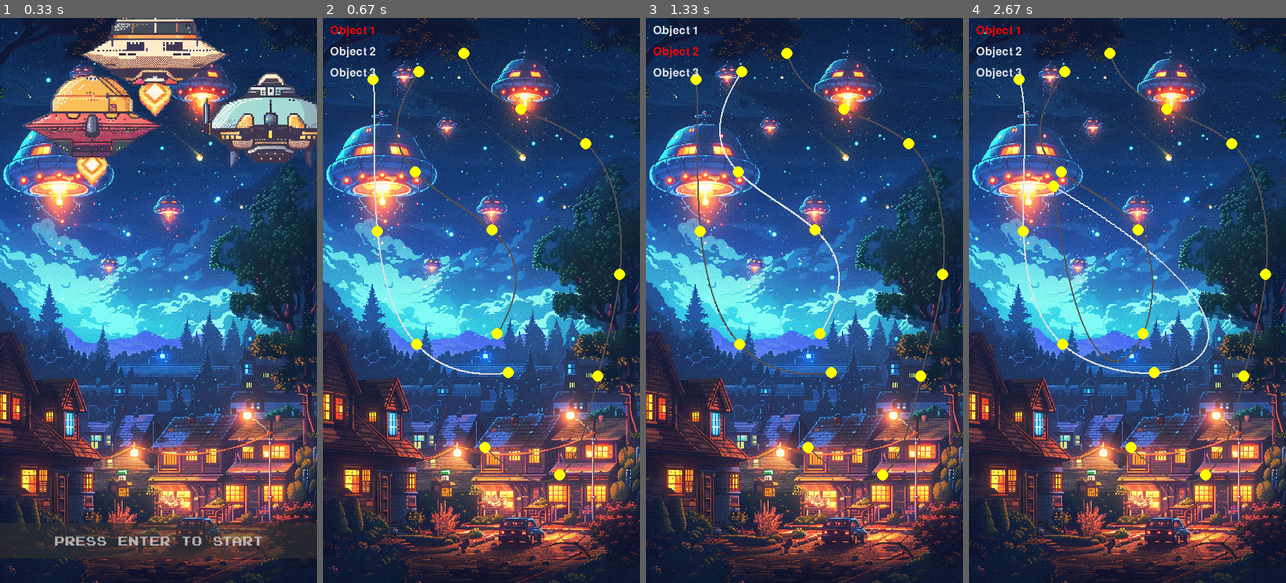
Above: before the commit, frames 1-4 (left to right).
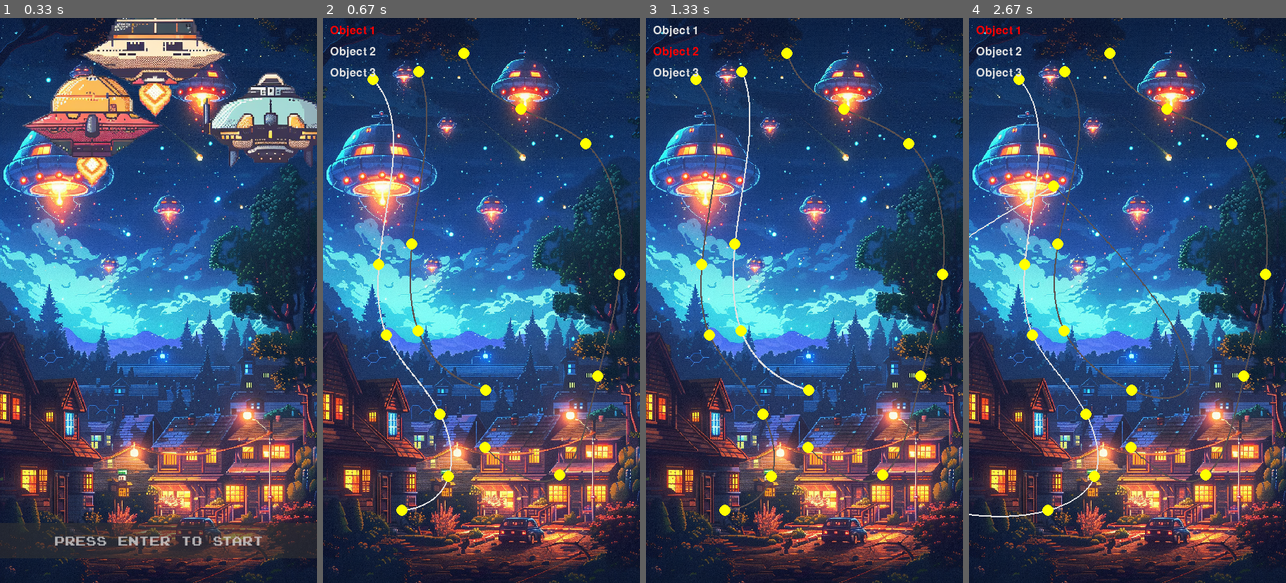
Above: after the commit, the same moments.

Repository: aviosipov/sb-ai-vision-demo
Game: pygame game, started from pygame-demos/falling_shapes.py
Two runs of this game, one before a commit and one after it. Both use one fixed random seed, a clock stepped at 60 frames per second and the inputs below.
Inputs (mouse positions are in pixels of both pictures, inside the frame that each line leads up to):
- Up to frame 1 (0.33 s): no input
- Up to frame 2 (0.67 s): tap E at 0.33 s
- Up to frame 3 (1.33 s): hold Right 0.67-1.13 s; move the mouse to (814, 470) at 0.7 s; press the mouse at (763, 340) at 1.2 s; move the mouse to (747, 260) at 1.3 s
- Up to frame 4 (2.67 s): release the mouse at (1054, 187) at 1.43 s; hold Right 1.5-1.97 s; hold Left 2-2.53 s; hold A 2-2.53 s; hold Left from 2.57 s (still down); hold A from 2.57 s (still down)

Frame 1 is identical in both runs. In frame 2, 1.9% of the frame differs, in the area x 15-62%, y 10-89%; in frame 3, 1.9%; in frame 4, 2.5%, in the area x 0-76%, y 10-89%.

Commit message:
Refactor path smoothing in animation editor

Diff:
--- a/pygame-demos/animation_data.json
+++ b/pygame-demos/animation_data.json
@@ -1 +1 @@
-[{"path": [[71, 87], [77, 302], [133, 462], [263, 502]]}, {"path": [[136, 76], [131, 218], [240, 300], [247, 447]]}, {"path": [[200, 50], [281, 129], [373, 178], [421, 363], [390, 507], [336, 647], [230, 608]]}]
+[{"path": [[71, 87], [79, 349], [90, 449], [166, 561], [178, 649], [112, 697]]}, {"path": [[136, 76], [126, 320], [135, 443], [231, 527]]}, {"path": [[200, 50], [281, 129], [373, 178], [421, 363], [390, 507], [336, 647], [230, 608]]}]
--- a/pygame-demos/scenes/animation_editor.py
+++ b/pygame-demos/scenes/animation_editor.py
@@ -128,6 +128,7 @@
             self.hovered_waypoint = None
 
 
+
     def start_dragging_waypoint(self, pos):
         animation = self.animations[self.selected_animation]
         distances = np.linalg.norm(animation['path'] - pos, axis=1)
--- a/pygame-demos/shared/path_utils.py
+++ b/pygame-demos/shared/path_utils.py
@@ -3,8 +3,14 @@
 from scipy.interpolate import splprep, splev
 
 def create_smooth_path(path):
-    if len(path) > 2:  # We need at least 3 points to create a smooth spline
-        tck, u = splprep(path.T, u=None, s=0.0)  # You may adjust the s parameter for smoothing
+    if len(path) > 3:  # We need at least 4 points to create a cubic spline
+        tck, u = splprep(path.T, u=None, s=0.0, k=3)  # Use cubic spline (k=3)
+        u_new = np.linspace(u.min(), u.max(), 1000)
+        x_new, y_new = splev(u_new, tck, der=0)
+        smooth_path = np.vstack((x_new, y_new)).T
+        return smooth_path
+    elif len(path) == 3:  # For 3 points, use quadratic spline (k=2)
+        tck, u = splprep(path.T, u=None, s=0.0, k=2)
         u_new = np.linspace(u.min(), u.max(), 1000)
         x_new, y_new = splev(u_new, tck, der=0)
         smooth_path = np.vstack((x_new, y_new)).T
--- a/tools/scan_results.txt
+++ b/tools/scan_results.txt
@@ -623,6 +623,7 @@
 
 
 /Users/avio./dev/sb-ai-vision-demo/pygame-demos/scenes/animation_editor.py:
+# editor/animation_editor.py
 import pygame
 import numpy as np
 from shared import game_settings as settings
@@ -631,94 +632,21 @@
 from shared.scene_utils import handle_scene_restart
 from shared.path_utils import create_smooth_path
 import json
-import pygame_gui
 
 class AnimationEditor(Scene):
     def __init__(self, screen):
         super().__init__(screen)
         self.screen = screen
-
-        self.screen = pygame.display.set_mode((settings.SCREEN_WIDTH * 2, settings.SCREEN_HEIGHT))  # Double the window width
-        self.controls_width = settings.SCREEN_WIDTH  # Width of the controls section
-        self.controls_bg_color = (60, 60, 60)  # Background color for the controls section
-        self.selected_animation = 0
-
         self.background_image = pygame.image.load('assets/start_game/game-intro.png')
         self.background = pygame.transform.scale(self.background_image, (settings.SCREEN_WIDTH, settings.SCREEN_HEIGHT))
-
         self.editing_mode = True
-        self.waypoints = []
+        self.selected_animation = 0
+        self.animations = self.create_animations()
+        self.load_animations()
         self.dragged_waypoint = None
-
-        self.manager = pygame_gui.UIManager((settings.SCREEN_WIDTH * 2, settings.SCREEN_HEIGHT))
-
-        self.objects_panel = pygame_gui.elements.UIPanel(
-            relative_rect=pygame.Rect((settings.SCREEN_WIDTH + 20, 100), (self.controls_width - 40, 200)),
-            manager=self.manager
-        )
-
-        self.objects_title = pygame_gui.elements.UILabel(
-            relative_rect=pygame.Rect((10, 10), (self.controls_width - 320, 30)),
-            text="Scene Objects",
-            manager=self.manager,
-            container=self.objects_panel
-        )
-
-        self.animations = self.create_animations()
-
-        self.object_labels = []
-        self.object_buttons = []
-        for i, animation in enumerate(self.animations):
-            y = 50 + i * 40
-            object_name = pygame_gui.elements.UILabel(
-                relative_rect=pygame.Rect((10, y), (self.controls_width - 360, 30)),
-                text=f"Object {i+1}",
-                manager=self.manager,
-                container=self.objects_panel,
-                anchors={
-                    'left': 'left',
-                    'right': 'left',
-                    'top': 'top',
-                    'bottom': 'top'
-                }
-            )
-            self.object_labels.append(object_name)
-
-            select_button = pygame_gui.elements.UIButton(
-                relative_rect=pygame.Rect((self.controls_width - 150, y), (80, 30)),
-                text="Select",
-                manager=self.manager,
-                container=self.objects_panel,
-                object_id=f"select_button_{i}"
-            )
-            self.object_buttons.append(select_button)
-
-
-        self.load_animations()
-        self.update_object_label_colors()
-
-
-
-    def save_animations(self):
-        animation_data = []
-        for animation in self.animations:
-            animation_data.append({
-                "path": animation['path'].tolist(),
-            })
-
-        with open("animation_data.json", "w") as file:
-            json.dump(animation_data, file)
-
-    def load_animations(self):
-        try:
-            with open("animation_data.json", "r") as file:
-                animation_data = json.load(file)
-
-            for i, data in enumerate(animation_data):
-                self.animations[i]['path'] = np.array(data["path"])
-                self.animations[i]['smooth_path'] = create_smooth_path(self.animations[i]['path'])
-        except FileNotFoundError:
-            pass
+        self.hovered_waypoint = None
+
+
 
     def create_animations(self):
         paths = [
@@ -727,72 +655,103 @@
             np.array([[200, 50], [300, 100], [400, 200], [300, 300]])
         ]
 
-        animations = [
-            {"path": path}
-            for path in paths
-        ]
-
+        animations = [{"path": path} for path in paths]
         return animations
-
 
     def reset(self):
         pass
 
-    def update_object_label_colors(self):
-        for i, label in enumerate(self.object_labels):
-            if i == self.selected_animation:
-                label.text_colour = pygame.Color(255, 0, 0)
-            else:
-                label.text_colour =  pygame.Color(155, 0, 0)
-            label.rebuild()
-
-
     def handle_events(self, event):
         handle_scene_restart(event, self.reset)
-        self.manager.process_events(event)
-
-        if event.type == pygame.USEREVENT:
-            if event.user_type == pygame_gui.UI_BUTTON_PRESSED:
-                if event.ui_element in self.object_buttons:
-                    index = self.object_buttons.index(event.ui_element)
-                    self.selected_animation = index
-                    self.update_object_label_colors()
-
-        elif event.type == pygame.KEYDOWN:
+        if event.type == pygame.KEYDOWN:
             if event.key == pygame.K_RETURN:
                 self.next_scene = "start_game"
             elif event.key == pygame.K_s:
                 self.save_animations()
             elif event.key == pygame.K_r:
                 self.load_animations()
-            elif event.key == pygame.K_x:
+            elif event.key == pygame.K_x and self.hovered_waypoint is not None:  # Change this line
                 self.delete_selected_waypoint()
-
+            elif event.key == pygame.K_a:  # Add this condition
+                self.add_waypoint(pygame.mouse.get_pos())
+            elif event.key == pygame.K_LEFT:
+                self.selected_animation = (self.selected_animation - 1) % len(self.animations)
+            elif event.key == pygame.K_RIGHT:
+                self.selected_animation = (self.selected_animation + 1) % len(self.animations)
         elif event.type == pygame.MOUSEBUTTONDOWN:
             if event.button == 1:  # Left mouse button
-                if not self.objects_panel.rect.collidepoint(event.pos):  # Check if the click is outside the objects panel
-                    self.start_dragging_waypoint(event.pos)
-                    if self.dragged_waypoint is None:
-                        self.add_waypoint(event.pos)
+                self.start_dragging_waypoint(event.pos)
         elif event.type == pygame.MOUSEBUTTONUP:
             if event.button == 1:  # Left mouse button
                 self.stop_dragging_waypoint()
         elif event.type == pygame.MOUSEMOTION:
+            self.update_hovered_waypoint(event.pos)  # Add this line
             if self.dragged_waypoint is not None:
                 self.drag_waypoint(event.pos)
+
+    def update_hovered_waypoint(self, pos):
+        animation = self.animations[self.selected_animation]
+        distances = np.linalg.norm(animation['path'] - pos, axis=1)
+        nearest_index = np.argmin(distances)
+
+        if distances[nearest_index] <= 10:  # Adjust the threshold as needed
+            self.hovered_waypoint = nearest_index
+        else:
+            self.hovered_waypoint = None
+
+
+
+    def update(self, dt):
+        pass
+
+    def draw(self):
+        self.screen.fill(settings.BLACK)
+        self.screen.blit(self.background, (0, 0))
+
+        for i in range(len(self.animations)):
+            self.draw_path(i)
+            self.draw_waypoints(i)
+
+        self.draw_object_labels()
+
+    def draw_object_labels(self):
+        font = pygame.font.Font(None, 24)
+        for i, _ in enumerate(self.animations):
+            color = settings.RED if i == self.selected_animation else settings.WHITE
+            text = font.render(f"Object {i+1}", True, color)
+            text_rect = text.get_rect(topleft=(10, 10 + i * 30))
+            self.screen.blit(text, text_rect)
+
+    def save_animations(self):
+        animation_data = [{"path": animation['path'].tolist()} for animation in self.animations]
+        with open("animation_data.json", "w") as file:
+            json.dump(animation_data, file)
+
+    def load_animations(self):
+        try:
+            with open("animation_data.json", "r") as file:
+                animation_data = json.load(file)
+
+            for i, data in enumerate(animation_data):
+                self.animations[i]['path'] = np.array(data["path"])
+                self.animations[i]['smooth_path'] = create_smooth_path(self.animations[i]['path'])
+        except FileNotFoundError:
+            pass
 
     def add_waypoint(self, pos):
         self.animations[self.selected_animation]['path'] = np.append(self.animations[self.selected_animation]['path'], [pos], axis=0)
         self.animations[self.selected_animation]['smooth_path'] = create_smooth_path(self.animations[self.selected_animation]['path'])
 
-
-
     def delete_selected_waypoint(self):
         animation = self.animations[self.selected_animation]
-        if self.dragged_waypoint is not None:
-            animation['path'] = np.delete(animation['path'], self.dragged_waypoint, axis=0)
-            animation['smooth_path'] = create_smooth_path(animation['path'])
-            self.dragged_waypoint = None
+        if self.hovered_waypoint is not None:
+            animation['path'] = np.delete(animation['path'], self.hovered_waypoint, axis=0)
+            if len(animation['path']) >= 2:  # Check if there are enough points
+                animation['smooth_path'] = create_smooth_path(animation['path'])
+            else:
+                animation['smooth_path'] = animation['path']  # If there are less than 2 points, set smooth_path to path
+            self.hovered_waypoint = None
+
 
     def start_dragging_waypoint(self, pos):
         animation = self.animations[self.selected_animation]
@@ -810,22 +769,15 @@
         animation['path'][self.dragged_waypoint] = pos
         animation['smooth_path'] = create_smooth_path(animation['path'])
 
-    def update(self, dt):
-        self.manager.update(dt)
-
-    def draw(self):
-        self.screen.fill(settings.BLACK)
-        self.screen.blit(self.background, (0, 0))
-        self.manager.draw_ui(self.screen)
-
-        for i in range(len(self.animations)):
-            self.draw_path(i)
-            self.draw_waypoints(i)
-
     def draw_waypoints(self, animation_index):
         animation = self.animations[animation_index]
         for i, waypoint in enumerate(animation['path']):
-            color = settings.ORANGE if animation_index == self.selected_animation and i == self.dragged_waypoint else settings.YELLOW
+            color = settings.YELLOW
+            if animation_index == self.selected_animation:
+                if i == self.dragged_waypoint:
+                    color = settings.ORANGE
+                elif i == self.hovered_waypoint:
+                    color = settings.RED
             pygame.draw.circle(self.screen, color, waypoint, 8)
 
     def draw_path(self, animation_index):
@@ -833,12 +785,6 @@
         if len(animation['path']) >= 2:
             color = settings.WHITE if animation_index == self.selected_animation else settings.GREY
             pygame.draw.lines(self.screen, color, False, animation['smooth_path'], 2)
-
-    def draw_waypoints(self, animation_index):
-        animation = self.animations[animation_index]
-        for i, waypoint in enumerate(animation['path']):
-            color = settings.ORANGE if i == self.dragged_waypoint else settings.YELLOW
-            pygame.draw.circle(self.screen, color, waypoint, 8)
 
 /Users/avio./dev/sb-ai-vision-demo/pygame-demos/shared/game_state.py:
 # game_state.py
